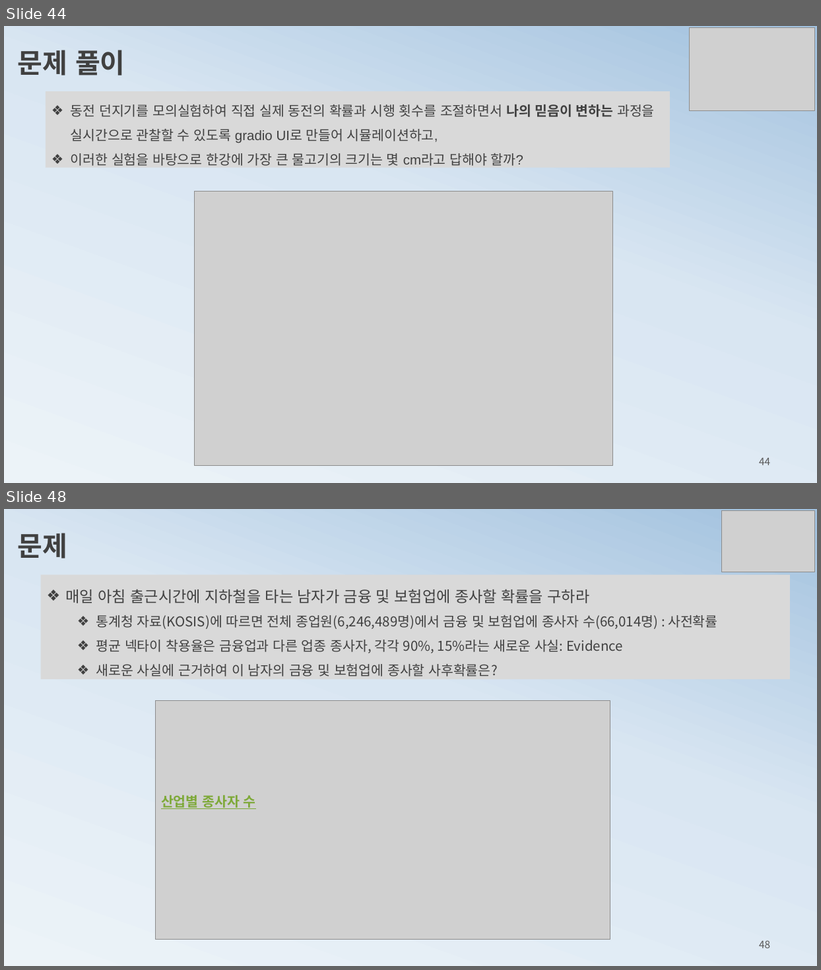
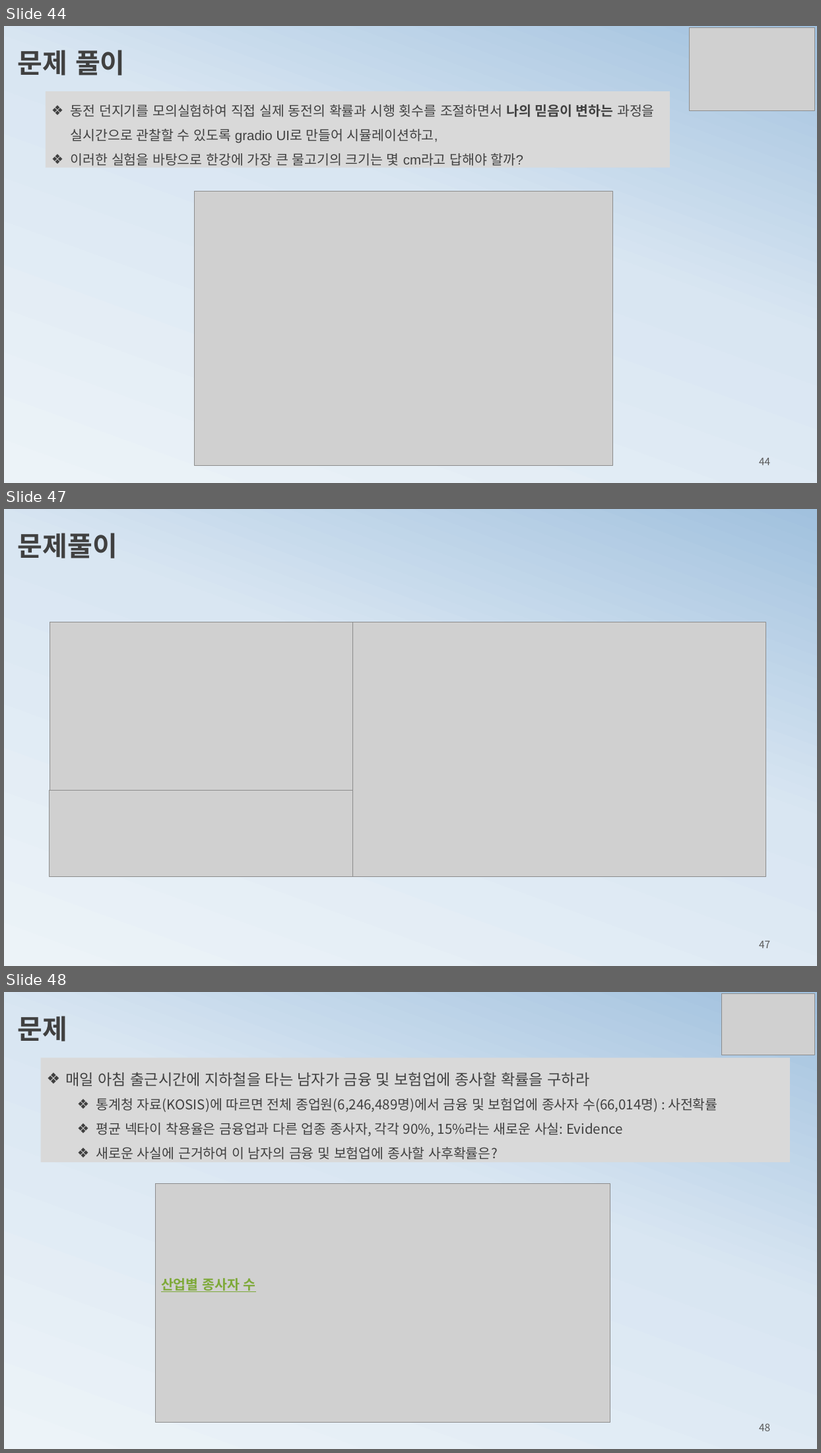
Before and after one commit to ancestor9/mathematics-for-machine-learning, a slide deck: 3_probability theory for machine learning.pptx. Shown one above the other, each under a label of ours: slides 44 and 48 before the commit, slides 44, 47 and 48 after it; the slides between them are not shown. The pictures are 821x970 and 821x1453 pixels, drawn with LibreOffice and Linux fonts; fonts in the diff are those of the drawing; grey boxes stand for pictures. Boxes give left, top, right and bottom in pixels: in the first picture for what was removed or moved away, otherwise in the second. Text is boxed around its words. In the diff, an @@ line names an element or a change of style, - is before the commit and + after.

```diff
--- a/3_probability theory for machine learning.pptx
+++ b/3_probability theory for machine learning.pptx
@@ slide 47 added at [4,509,817,966], background gradient #ECF3F8 to #D9E6F2 to #A1C1DE @@
@@ text added at [18,533,118,559], 32 pt, text #404040, bold @@
+문제풀이
@@ picture added at [50,623,358,796] @@
@@ picture added at [353,623,766,877] @@
@@ picture added at [49,790,358,877] @@
@@ page number added at [759,941,770,949], 12 pt, text #595959 @@
+47
```
Also in this commit, not shown: 4 slides changed.
